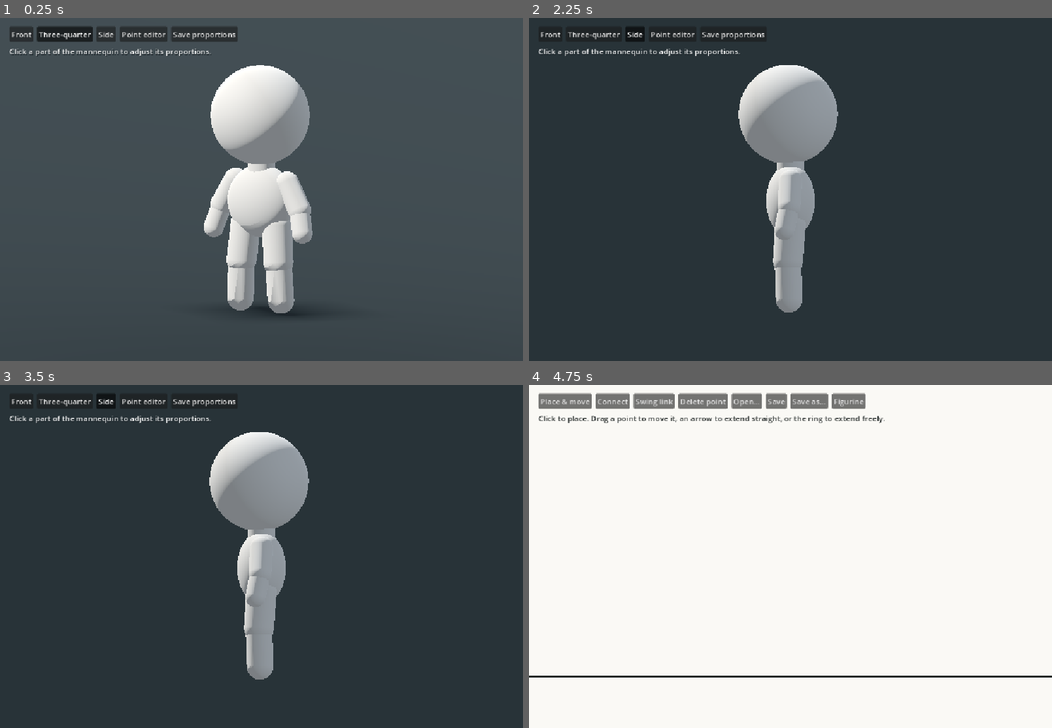
Above: before the commit, frames 1-4 (two rows, left to right).
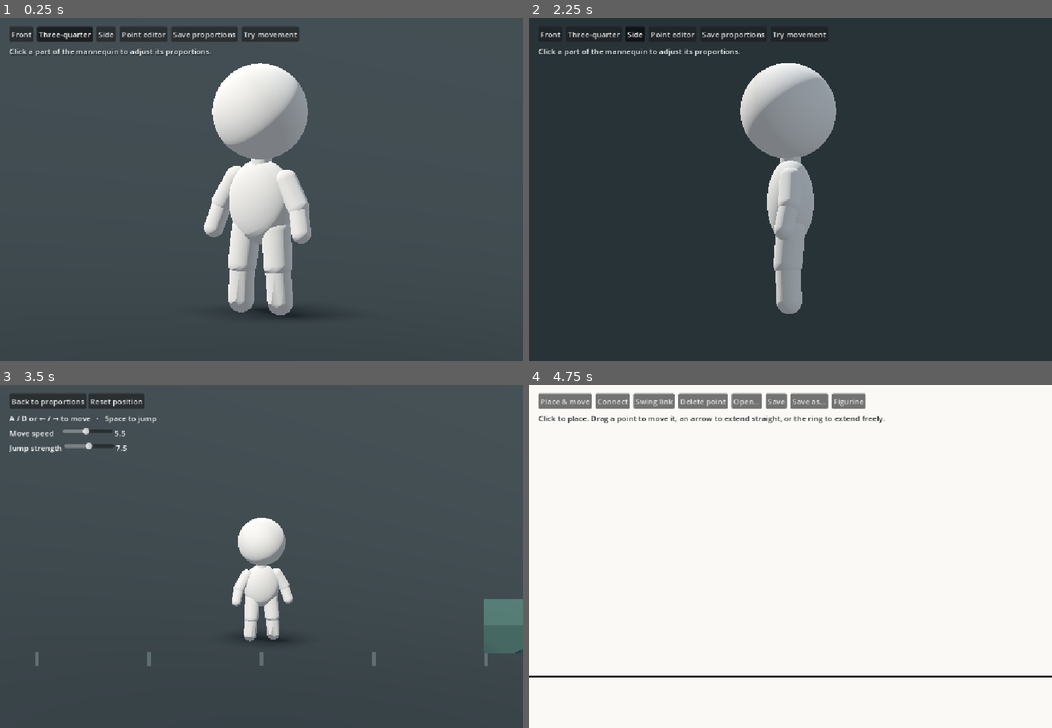
Above: after the commit, the same moments.

Repository: mdlvr1w/creation-game
Game: Godot game, scene res://game/mannequin_view.tscn
Same seed, same stepped clock (60 frames per second), same inputs: the game is played once before the commit and once after it.
Inputs (mouse positions are in pixels of both pictures, inside the frame that each line leads up to):
- Up to frame 1 (0.25 s): no input
- Up to frame 2 (2.25 s): click "Front" at 0.5 s; click "Three-quarter" at 1.25 s; click "Side" at 2 s
- Up to frame 3 (3.5 s): click (271, 402) at 2.75 s, where only the run after the commit has a clickable "Try movement"
- Up to frame 4 (4.75 s): click (576, 402) at 3.5 s, where only the run after the commit has a clickable "Back to proportions"; click "Point editor" at 4.25 s

The runs differ from the first frame. In frame 1, 1.9% of the frame differs, in the area x 39-60%, y 2-87%; in frame 2, 0.8%; in frame 3, 52%, in the area x 0-100%, y 0-86%; in frame 4, nothing differs.

Commit message:
Use the chosen mannequin proportions and add a movement preview

Diff:
--- /dev/null
+++ b/game/default_proportions.json
@@ -0,0 +1,71 @@
+{
+	"head": {
+		"height_offset": 0.0,
+		"length": 1.0,
+		"size": 1.0,
+		"thickness": 1.0
+	},
+	"limbs": {
+		"LeftLowerArm": {
+			"height_offset": 0.0,
+			"length": 1.2,
+			"size": 1.0,
+			"thickness": 1.0
+		},
+		"LeftLowerLeg": {
+			"height_offset": 0.0,
+			"length": 1.0,
+			"size": 1.0,
+			"thickness": 1.0
+		},
+		"LeftUpperArm": {
+			"height_offset": 0.0,
+			"length": 1.0,
+			"size": 1.0,
+			"thickness": 1.0
+		},
+		"LeftUpperLeg": {
+			"height_offset": 0.0,
+			"length": 1.0,
+			"size": 1.0,
+			"thickness": 1.0
+		},
+		"RightLowerArm": {
+			"height_offset": 0.0,
+			"length": 1.2,
+			"size": 1.0,
+			"thickness": 1.0
+		},
+		"RightLowerLeg": {
+			"height_offset": 0.0,
+			"length": 1.0,
+			"size": 1.0,
+			"thickness": 1.0
+		},
+		"RightUpperArm": {
+			"height_offset": 0.0,
+			"length": 1.0,
+			"size": 1.0,
+			"thickness": 1.0
+		},
+		"RightUpperLeg": {
+			"height_offset": 0.0,
+			"length": 1.0,
+			"size": 1.0,
+			"thickness": 1.0
+		}
+	},
+	"neck": {
+		"height_offset": 0.0,
+		"length": 1.0,
+		"size": 1.0,
+		"thickness": 0.8
+	},
+	"torso": {
+		"height_offset": 0.0,
+		"length": 1.21,
+		"size": 1.0,
+		"thickness": 1.0
+	},
+	"version": 3
+}
--- /dev/null
+++ b/game/figurine_motion.gd
@@ -0,0 +1,56 @@
+extends Node3D
+## Applies a simple velocity-driven pose to the visual model. Collision is independent.
+
+var model: Node3D
+var rest: Dictionary[StringName, Transform3D] = {}
+var phase := 0.0
+var stride := 0.0
+var air_pose := 0.0
+var facing := 1.0
+
+
+func bind_model(visual: Node3D) -> void:
+	model = visual
+	for limb: StringName in model.limb_meshes:
+		rest[limb] = model.limb_meshes[limb].transform
+
+
+func animate(delta: float, velocity: Vector3, grounded: bool, max_speed: float) -> void:
+	var speed := absf(velocity.x)
+	var pace := clampf(speed / max_speed, 0.0, 1.0)
+	stride = move_toward(stride, pace if grounded else 0.0, delta * 5.0)
+	air_pose = move_toward(air_pose, 0.0 if grounded else 1.0, delta * 6.0)
+	if grounded:
+		phase = fposmod(phase + speed * delta * 2.2, TAU)
+	if speed > 0.12:
+		facing = signf(velocity.x)
+	var turn := facing * lerpf(0.22, 1.05, maxf(pace, air_pose * 0.65))
+	rotation.y = lerp_angle(rotation.y, turn, 1.0 - exp(-delta * 13.0))
+
+	var swing := sin(phase) * stride
+	for side in ["Left", "Right"]:
+		var cycle := swing if side == "Left" else -swing
+		var tuck := clampf(0.18 + velocity.y * 0.02, 0.08, 0.32) * air_pose
+		pose_pair(side + "UpperLeg", side + "LowerLeg", cycle * 0.48 - tuck,
+			maxf(0.0, cycle) * 0.5 + tuck * 1.5)
+		pose_pair(side + "UpperArm", side + "LowerArm", -cycle * 0.40 - air_pose * 0.40,
+			-0.12 * stride - air_pose * 0.22)
+
+
+func pose_pair(upper_name: StringName, lower_name: StringName, angle: float, bend: float) -> void:
+	var upper: MeshInstance3D = model.limb_meshes[upper_name]
+	var lower: MeshInstance3D = model.limb_meshes[lower_name]
+	var upper_rest := rest[upper_name]
+	var lower_rest := rest[lower_name]
+	var mesh := upper.mesh as CapsuleMesh
+	var half_span := (mesh.height - mesh.radius * 2.0) * 0.5
+	var attachment := upper_rest.origin - upper_rest.basis.y * half_span
+	var joint := upper_rest.origin + upper_rest.basis.y * half_span
+	var swing := rotation_about(attachment, angle)
+	upper.transform = swing * upper_rest
+	lower.transform = swing * rotation_about(joint, bend) * lower_rest
+
+
+func rotation_about(pivot: Vector3, angle: float) -> Transform3D:
+	var turn := Basis(Vector3.RIGHT, angle)
+	return Transform3D(turn, pivot - turn * pivot)
--- a/game/mannequin.gd
+++ b/game/mannequin.gd
@@ -2,6 +2,8 @@
 ## The starter figurine's visual geometry in a neutral pose.
 ## Local +Z is the front. Limb lengths are measured between joint centers.
 
+const WORKING_PROPORTIONS := "res://game/default_proportions.json"
+const LOCAL_PROPORTIONS := "user://mannequin-proportions.json"
 const MIN_FACTOR := 0.55
 const MAX_FACTOR := 1.65
 const MAX_OFFSET := 0.35
--- /dev/null
+++ b/game/mannequin_controller.gd
@@ -0,0 +1,41 @@
+extends CharacterBody3D
+## The test controller consumes movement intent. The mannequin is its visual child.
+
+const Motion := preload("res://game/figurine_motion.gd")
+
+@export var speed := 5.5
+@export var jump_speed := 7.5
+@export var acceleration := 23.0
+@export var braking := 30.0
+@export var gravity := 22.0
+
+var motion := Motion.new()
+
+
+func _ready() -> void:
+	var collider := CollisionShape3D.new()
+	var capsule := CapsuleShape3D.new()
+	capsule.radius = 0.35
+	capsule.height = 2.45
+	collider.shape = capsule
+	collider.position.y = capsule.height * 0.5
+	add_child(collider)
+	add_child(motion)
+	floor_snap_length = 0.15
+
+
+func step(delta: float, direction: float, jump: bool) -> void:
+	var grounded := is_on_floor()
+	var rate := braking if is_zero_approx(direction) else acceleration
+	velocity.x = move_toward(velocity.x, direction * speed, rate * delta)
+	if grounded and jump:
+		velocity.y = jump_speed
+	elif not grounded:
+		velocity.y -= gravity * delta
+	move_and_slide()
+	motion.animate(delta, velocity, is_on_floor(), speed)
+
+
+func reset() -> void:
+	position = Vector3(0, 0.02, 0)
+	velocity = Vector3.ZERO
--- /dev/null
+++ b/game/mannequin_stage.gd
@@ -0,0 +1,37 @@
+extends Node3D
+
+var floor_mesh := MeshInstance3D.new()
+
+
+func _ready() -> void:
+	var world := WorldEnvironment.new()
+	world.environment = Environment.new()
+	world.environment.background_mode = Environment.BG_COLOR
+	world.environment.background_color = Color("#283338")
+	world.environment.ambient_light_source = Environment.AMBIENT_SOURCE_COLOR
+	world.environment.ambient_light_color = Color("#e2eaf0")
+	world.environment.ambient_light_energy = 0.26
+	add_child(world)
+
+	var mesh := PlaneMesh.new()
+	mesh.size = Vector2(300.0, 300.0)
+	floor_mesh.mesh = mesh
+	var surface := StandardMaterial3D.new()
+	surface.albedo_color = Color("#404b51")
+	surface.roughness = 1.0
+	floor_mesh.material_override = surface
+	floor_mesh.position.y = -0.003
+	add_child(floor_mesh)
+
+	add_light(Vector3(-48, -32, 0), Color("#fff3e4"), 0.22, true)
+	add_light(Vector3(-26, 145, 0), Color("#d9ebff"), 0.12, false)
+
+
+func add_light(angle: Vector3, color: Color, energy: float, casts_shadow: bool) -> void:
+	var light := DirectionalLight3D.new()
+	light.rotation_degrees = angle
+	light.light_color = color
+	light.light_energy = energy
+	light.shadow_enabled = casts_shadow
+	light.directional_shadow_max_distance = 12.0
+	add_child(light)
--- a/game/mannequin_view.gd
+++ b/game/mannequin_view.gd
@@ -2,13 +2,15 @@
 
 const Mannequin := preload("res://game/mannequin.gd")
 const LimbControls := preload("res://game/limb_controls.gd")
-const PROPORTIONS_FILE := "user://mannequin-proportions.json"
+const PROPORTIONS_FILE := Mannequin.LOCAL_PROPORTIONS
+const Stage := preload("res://game/mannequin_stage.gd")
 const VIEW_NAMES := ["Front", "Three-quarter", "Side"]
 const VIEW_ANGLES := [0.0, 35.0, 90.0]
 
 var figurine := Mannequin.new()
 var limb_controls := LimbControls.new()
-var stage := MeshInstance3D.new()
+var stage := Stage.new()
+var load_starting_proportions := true
 var status := Label.new()
 var highlight := StandardMaterial3D.new()
 var selected_limb: StringName = &""
@@ -19,7 +21,7 @@
 
 
 func _ready() -> void:
-	add_stage()
+	add_child(stage)
 	add_child(figurine)
 	highlight = figurine.material.duplicate()
 	highlight.albedo_color = Color("#c2f1e7")
@@ -28,46 +30,18 @@
 	add_child(camera)
 	camera.make_current()
 	add_controls()
-	load_proportions()
+	if load_starting_proportions:
+		figurine.decode_proportions(FileAccess.get_file_as_string(Mannequin.WORKING_PROPORTIONS))
+		load_proportions()
+		var tree := get_tree()
+		if tree.has_meta("preview_proportions"):
+			figurine.decode_proportions(tree.get_meta("preview_proportions"))
+			tree.remove_meta("preview_proportions")
 	set_view(1)
 	get_viewport().size_changed.connect(func():
 		frame_figurine()
 		position_limb_controls()
 	)
-
-
-func add_stage() -> void:
-	var world := WorldEnvironment.new()
-	world.environment = Environment.new()
-	world.environment.background_mode = Environment.BG_COLOR
-	world.environment.background_color = Color("#283338")
-	world.environment.ambient_light_source = Environment.AMBIENT_SOURCE_COLOR
-	world.environment.ambient_light_color = Color("#e2eaf0")
-	world.environment.ambient_light_energy = 0.26
-	add_child(world)
-
-	var mesh := PlaneMesh.new()
-	mesh.size = Vector2(300.0, 300.0)
-	stage.mesh = mesh
-	var surface := StandardMaterial3D.new()
-	surface.albedo_color = Color("#404b51")
-	surface.roughness = 1.0
-	stage.material_override = surface
-	stage.position.y = -0.003
-	add_child(stage)
-
-	add_light(Vector3(-48, -32, 0), Color("#fff3e4"), 0.22, true)
-	add_light(Vector3(-26, 145, 0), Color("#d9ebff"), 0.12, false)
-
-
-func add_light(angle: Vector3, color: Color, energy: float, casts_shadow: bool) -> void:
-	var light := DirectionalLight3D.new()
-	light.rotation_degrees = angle
-	light.light_color = color
-	light.light_energy = energy
-	light.shadow_enabled = casts_shadow
-	light.directional_shadow_max_distance = 12.0
-	add_child(light)
 
 
 func add_controls() -> void:
@@ -98,6 +72,17 @@
 	save.custom_minimum_size.y = 32
 	save.pressed.connect(func(): save_proportions())
 	toolbar.add_child(save)
+
+	var play := Button.new()
+	play.text = "Try movement"
+	play.custom_minimum_size.y = 32
+	play.pressed.connect(func():
+		var tree := get_tree()
+		tree.set_meta("preview_proportions", figurine.encode_proportions())
+		if tree.change_scene_to_file("res://game/movement_preview.tscn") != OK:
+			tree.remove_meta("preview_proportions")
+	)
+	toolbar.add_child(play)
 
 	status.position = Vector2(20, 58)
 	status.text = "Click a part of the mannequin to adjust its proportions."
@@ -252,7 +237,7 @@
 
 
 func frame_figurine() -> void:
-	stage.position.y = figurine.floor_height - 0.003
+	stage.floor_mesh.position.y = figurine.floor_height - 0.003
 	var bottom := minf(0.0, figurine.floor_height)
 	var top_change := maxf(0.0, figurine.head.position.y + figurine.head.scale.y * 0.5 - 2.64)
 	var target := Vector3(0.0, 1.31 + (bottom + top_change) * 0.5, 0.0)
--- /dev/null
+++ b/game/movement_preview.gd
@@ -0,0 +1,152 @@
+extends Node3D
+
+const Mannequin := preload("res://game/mannequin.gd")
+const Controller := preload("res://game/mannequin_controller.gd")
+const Stage := preload("res://game/mannequin_stage.gd")
+
+var player := Controller.new()
+var camera := Camera3D.new()
+var proportions := ""
+var jump_was_down := false
+
+
+func _ready() -> void:
+	add_child(Stage.new())
+	add_platform(Vector3(0, -0.5, 0), Vector3(180, 1, 16), Color("#404b51"), false)
+	add_platform(Vector3(6, 0.32, 0), Vector3(2.1, 0.64, 2.6), Color("#587e79"), true)
+	for index in range(-19, 20):
+		add_floor_marker(index * 2.5)
+
+	add_child(player)
+	player.reset()
+	var visual := Mannequin.new()
+	# Bind after the visual is ready so the pose uses the current proportions.
+	player.motion.add_child(visual)
+	var tree := get_tree()
+	proportions = tree.get_meta("preview_proportions", FileAccess.get_file_as_string(Mannequin.WORKING_PROPORTIONS))
+	if tree.has_meta("preview_proportions"):
+		tree.remove_meta("preview_proportions")
+	visual.decode_proportions(proportions)
+	visual.position.y = -visual.floor_height
+	player.motion.bind_model(visual)
+
+	camera.projection = Camera3D.PROJECTION_ORTHOGONAL
+	camera.size = 7.6
+	add_child(camera)
+	update_camera(0.0)
+	camera.make_current()
+	add_controls()
+
+
+func _physics_process(delta: float) -> void:
+	var left := Input.is_physical_key_pressed(KEY_A) or Input.is_physical_key_pressed(KEY_LEFT)
+	var right := Input.is_physical_key_pressed(KEY_D) or Input.is_physical_key_pressed(KEY_RIGHT)
+	var jump := Input.is_physical_key_pressed(KEY_SPACE)
+	player.step(delta, float(right) - float(left), jump and not jump_was_down)
+	jump_was_down = jump
+	if absf(player.position.x) > 82.0 or player.position.y < -6.0:
+		player.reset()
+
+
+func _process(delta: float) -> void:
+	update_camera(1.0 - exp(-delta * 7.0))
+
+
+func update_camera(weight: float) -> void:
+	var focus_x := lerpf(camera.position.x, player.position.x, weight)
+	camera.position = Vector3(focus_x, 4.2, 10.0)
+	camera.look_at(Vector3(focus_x, 1.9, 0))
+
+
+func add_platform(center: Vector3, dimensions: Vector3, color: Color, visible_mesh: bool) -> void:
+	var body := StaticBody3D.new()
+	body.position = center
+	var collider := CollisionShape3D.new()
+	var box := BoxShape3D.new()
+	box.size = dimensions
+	collider.shape = box
+	body.add_child(collider)
+	if visible_mesh:
+		var mesh := BoxMesh.new()
+		mesh.size = dimensions
+		body.add_child(colored_mesh(mesh, color))
+	add_child(body)
+
+
+func add_floor_marker(x: float) -> void:
+	var mesh := BoxMesh.new()
+	mesh.size = Vector3(0.08, 0.006, 1.4)
+	var marker := colored_mesh(mesh, Color("#657579"))
+	marker.position = Vector3(x, 0.003, 1.9)
+	add_child(marker)
+
+
+func colored_mesh(mesh: PrimitiveMesh, color: Color) -> MeshInstance3D:
+	var instance := MeshInstance3D.new()
+	instance.mesh = mesh
+	var material := StandardMaterial3D.new()
+	material.albedo_color = color
+	material.roughness = 1.0
+	instance.material_override = material
+	return instance
+
+
+func add_controls() -> void:
+	var interface := CanvasLayer.new()
+	add_child(interface)
+	var panel := VBoxContainer.new()
+	panel.position = Vector2(20, 18)
+	panel.add_theme_constant_override("separation", 8)
+	interface.add_child(panel)
+	var buttons := HBoxContainer.new()
+	panel.add_child(buttons)
+	add_button(buttons, "Back to proportions", Callable(self, "return_to_viewer"))
+	add_button(buttons, "Reset position", player.reset)
+	var hint := Label.new()
+	hint.text = "A / D or ← / → to move   ·   Space to jump"
+	panel.add_child(hint)
+	add_adjustment(panel, "Move speed", 2.5, 9.0, player.speed,
+		func(value: float): player.speed = value)
+	add_adjustment(panel, "Jump strength", 4.0, 11.0, player.jump_speed,
+		func(value: float): player.jump_speed = value)
+
+
+func add_button(row: HBoxContainer, caption: String, action: Callable) -> void:
+	var button := Button.new()
+	button.text = caption
+	button.focus_mode = Control.FOCUS_NONE
+	button.custom_minimum_size.y = 32
+	button.pressed.connect(action)
+	row.add_child(button)
+
+
+func add_adjustment(panel: VBoxContainer, caption: String, minimum: float, maximum: float,
+		initial: float, action: Callable) -> void:
+	var row := HBoxContainer.new()
+	panel.add_child(row)
+	var label := Label.new()
+	label.custom_minimum_size.x = 108
+	label.text = caption
+	row.add_child(label)
+	var slider := HSlider.new()
+	slider.custom_minimum_size.x = 105
+	slider.focus_mode = Control.FOCUS_NONE
+	slider.min_value = minimum
+	slider.max_value = maximum
+	slider.step = 0.1
+	slider.value = initial
+	row.add_child(slider)
+	var value_label := Label.new()
+	value_label.text = "%.1f" % initial
+	row.add_child(value_label)
+	slider.value_changed.connect(func(value: float):
+		value_label.text = "%.1f" % value
+		action.call(value)
+	)
+
+
+func return_to_viewer() -> void:
+	var tree := get_tree()
+	tree.set_meta("preview_proportions", proportions)
+	if tree.change_scene_to_file("res://game/mannequin_view.tscn") != OK:
+		tree.remove_meta("preview_proportions")
--- /dev/null
+++ b/game/movement_preview.tscn
@@ -0,0 +1,6 @@
+[gd_scene load_steps=2 format=3]
+
+[ext_resource type="Script" path="res://game/movement_preview.gd" id="1"]
+
+[node name="MovementPreview" type="Node3D"]
+script = ExtResource("1")
--- a/tests/mannequin_test.gd
+++ b/tests/mannequin_test.gd
@@ -11,6 +11,7 @@
 
 func run() -> void:
 	var viewer = Viewer.instantiate()
+	viewer.load_starting_proportions = false
 	root.add_child(viewer)
 	await physics_frame
 	await physics_frame
--- /dev/null
+++ b/tests/movement_test.gd
@@ -0,0 +1,75 @@
+extends SceneTree
+
+const Preview := preload("res://game/movement_preview.tscn")
+const Viewer := preload("res://game/mannequin_view.tscn")
+
+var failures := 0
+
+
+func _initialize() -> void:
+	run.call_deferred()
+
+
+func run() -> void:
+	var preview = Preview.instantiate()
+	root.add_child(preview)
+	preview.set_physics_process(false)
+	var player = preview.player
+	var visual = player.motion.model
+	check(is_equal_approx(visual.torso_factors.y, 1.21), "preview loads the chosen torso")
+	check(is_equal_approx(visual.neck_factors.z, 0.80), "preview loads the chosen neck")
+	check(is_equal_approx(visual.limb_factors[&"LeftLowerArm"].y, 1.20), "preview loads the chosen forearms")
+	for frame in 12:
+		await physics_frame
+		player.step(1.0 / 60.0, 0.0, false)
+	check(player.is_on_floor(), "character lands on the floor")
+
+	for frame in 18:
+		await physics_frame
+		player.step(1.0 / 60.0, 1.0, false)
+	check(player.position.x > 0.5, "horizontal intent moves the character")
+	check(player.motion.stride > 0.25, "moving on the floor blends in a stride")
+	var upper: MeshInstance3D = visual.limb_meshes[&"LeftUpperLeg"]
+	var lower: MeshInstance3D = visual.limb_meshes[&"LeftLowerLeg"]
+	check(joint(upper, 1.0).is_equal_approx(joint(lower, -1.0)), "animation preserves the knee connection")
+
+	await physics_frame
+	player.step(1.0 / 60.0, 0.0, true)
+	check(player.velocity.y > 0.0 and not player.is_on_floor(), "jump leaves the floor")
+	for frame in 8:
+		await physics_frame
+		player.step(1.0 / 60.0, 0.0, false)
+	check(player.motion.air_pose > 0.5, "airborne state blends in a jump pose")
+
+	for frame in 60:
+		await physics_frame
+		player.step(1.0 / 60.0, 0.0, false)
+	check(player.is_on_floor() and is_zero_approx(player.velocity.x), "character lands and stops")
+
+	preview.queue_free()
+	await process_frame
+	var viewer = Viewer.instantiate()
+	# Preview round trips should preserve a displayed edit even before it is saved.
+	var state: Dictionary = JSON.parse_string(preview_preset())
+	state.head.length = 1.4
+	set_meta("preview_proportions", JSON.stringify(state))
+	root.add_child(viewer)
+	check(is_equal_approx(viewer.figurine.head_factors.y, 1.4), "viewer restores preview proportions")
+	if failures == 0:
+		print("Movement checks passed.")
+	quit(int(failures > 0))
+
+
+func preview_preset() -> String:
+	return FileAccess.get_file_as_string("res://game/default_proportions.json")
+
+
+func joint(part: MeshInstance3D, side: float) -> Vector3:
+	var mesh := part.mesh as CapsuleMesh
+	return part.position + part.basis.y * side * (mesh.height * 0.5 - mesh.radius)
+
+
+func check(condition: bool, description: String) -> void:
+	if not condition:
+		failures += 1
+		push_error(description)
Not shown, changed: export_presets.cfg
Not shown, added: game/figurine_motion.gd.uid
Not shown, added: game/mannequin_controller.gd.uid
Not shown, added: game/mannequin_stage.gd.uid
Not shown, added: game/movement_preview.gd.uid
Not shown, added: tests/movement_test.gd.uid
Not shown, changed: DESIGN-JOURNAL.md
Not shown, changed: scripts/build.sh
